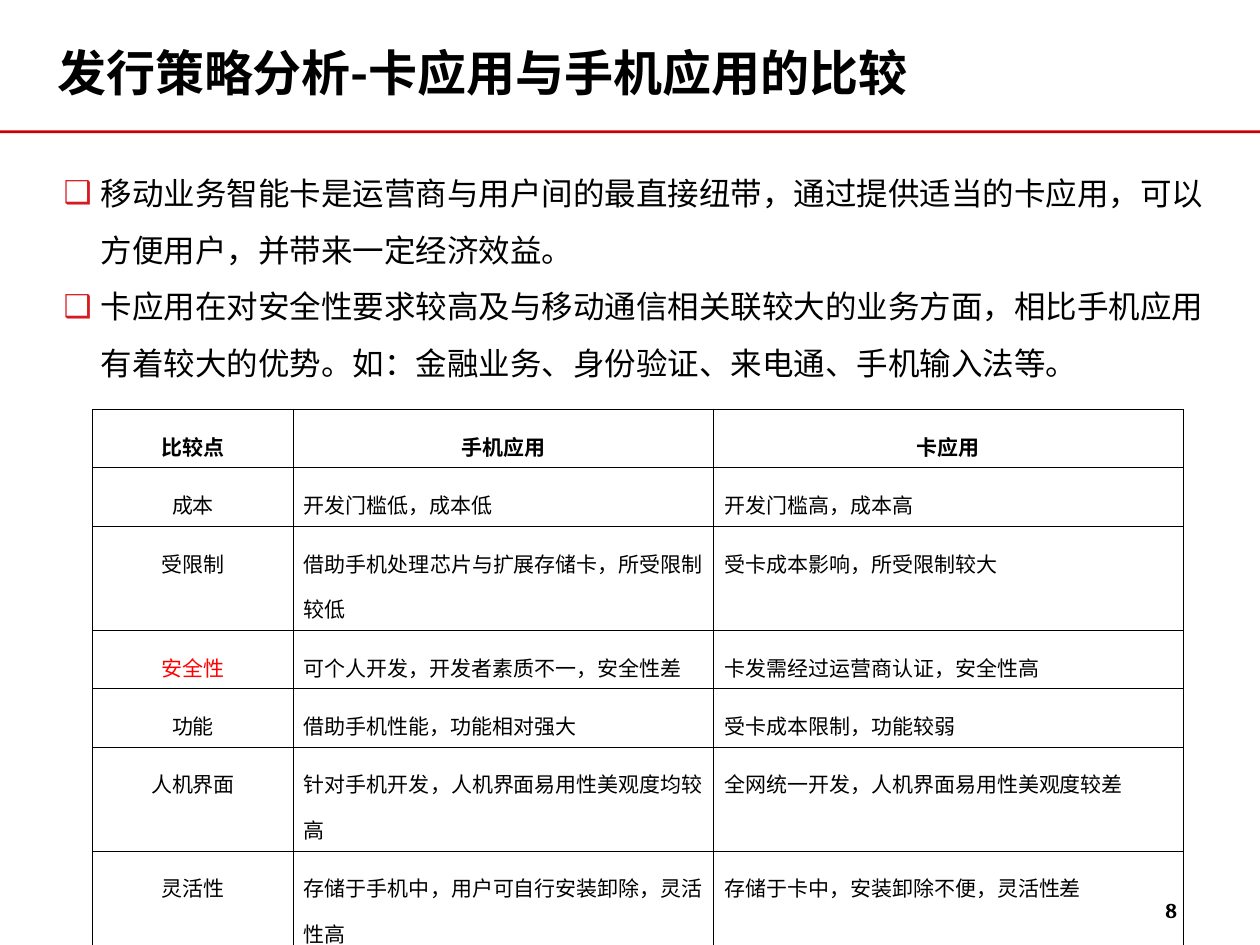
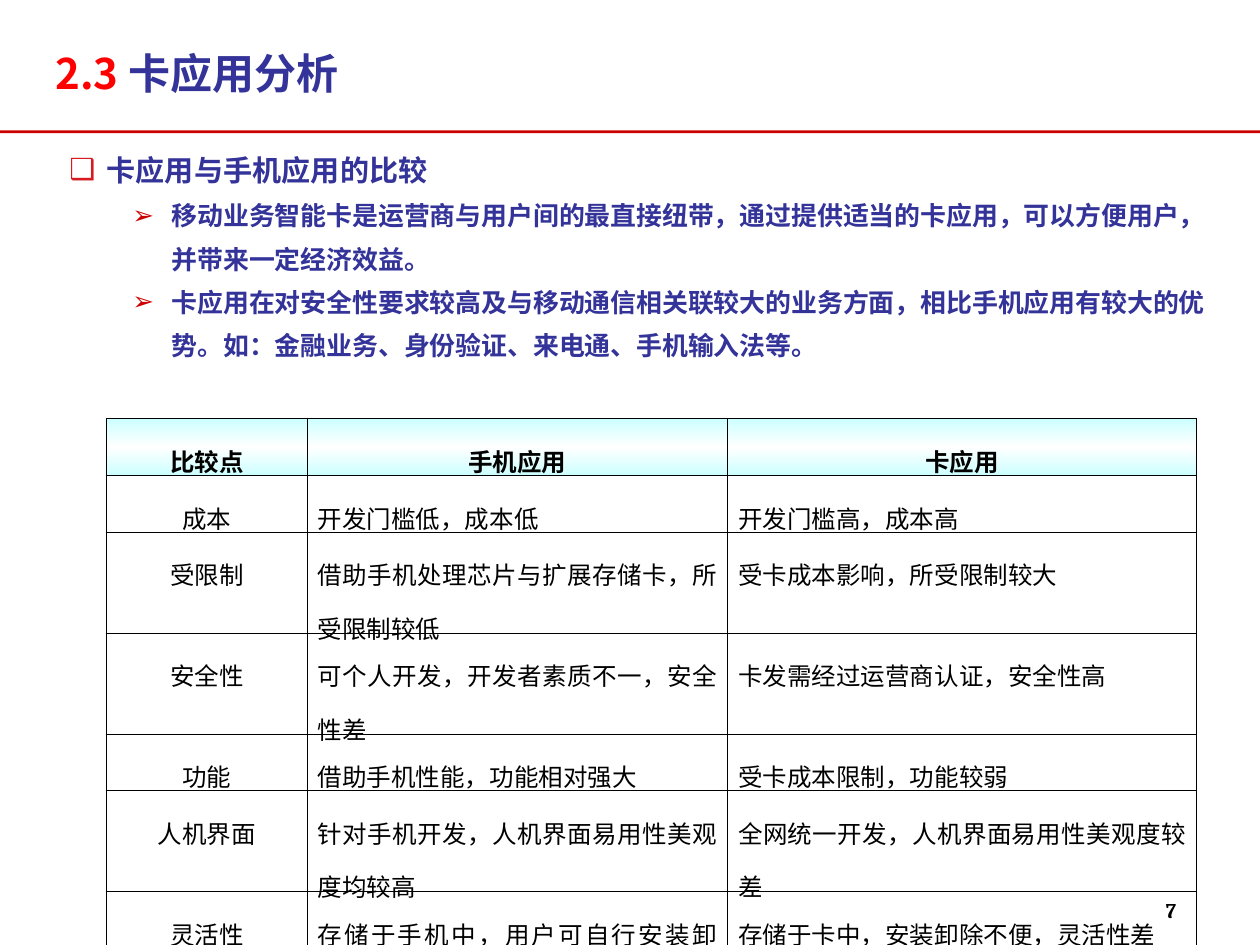
Before and after one commit to momo1101/unicardsrch, a slide deck: slide 7 of 软课题文本/软课题-中国联通电信卡业务及策略研究.ppt (slide 8 before the commit). Drawn at 1260x945 pixels with LibreOffice and Linux fonts; fonts in the diff are those of the drawing; background and template pictures are left out. Boxes give left, top, right and bottom in pixels: in the first picture for what was removed or moved away, otherwise in the second. Text is boxed around its words. In the diff, an @@ line names an element or a change of style, - is before the commit and + after.

```diff
--- a/软课题文本/软课题-中国联通电信卡业务及策略研究.ppt
+++ b/软课题文本/软课题-中国联通电信卡业务及策略研究.ppt
@@ text at <box>55,53,338,93</box>: text changed; size 28 to 24 pt; text colour #000000 to #333399 @@
-发行策略分析-卡应用与手机应用的比较
+2.3 卡应用分析
@@ text "卡应用与手机应用的比较": place and size @@
-text "卡应用与手机应用的比较" at <box>101,178,1203,378</box>
+text "卡应用与手机应用的比较" at <box>107,156,1205,358</box>
@@ text at <box>107,156,428,184</box>: paragraph added @@
+❑ 卡应用与手机应用的比较
@@ text at <box>172,203,1205,272</box>: size 18 to 14.8 pt, text colour #000000 to #333399, bold on in "移动业务智能卡是运营商与用户间的最直接纽带，通过提供适当的卡应用，可以方便用户，并带来一定经济效益。"; bullet ❑ to ➢; list level 1 to 2 in "移动业务智能卡是运营商与用户间的最直接纽带，通过提供适当的卡应用，可以方便用户，并带来一定经济效益。"; line spacing 1.5 to 1.4; bullet colour #D71A20 to #CC0000 @@
@@ text at <box>172,290,1205,358</box>: text changed; size 18 to 14.8 pt; text colour #000000 to #333399; bold on @@
-❑ 卡应用在对安全性要求较高及与移动通信相关联较大的业务方面，相比手机应用有着较大的优势。如：金融业务、身份验证、来电通、手机输入法等。
+  ➢ 卡应用在对安全性要求较高及与移动通信相关联较大的业务方面，相比手机应用有较大的优势。如：金融业务、身份验证、来电通、手机输入法等。
@@ table at <box>107,418,1197,945</box> @@
@@ fill none to gradient #CCFFFF to #FFFFFF in row 1 @@
@@ size 12 to 14 pt @@
@@ text colour #FF0000 to #000000 in "安全性" @@
@@ table: place and size @@
-table at <box>93,410,1183,945</box>
+table at <box>107,418,1197,945</box>
@@ page number at <box>1166,904,1176,918</box>: text changed @@
-8
+7
```
Also in this commit, not shown: 21 other slides changed, 3 slides added, 7 slides removed.
